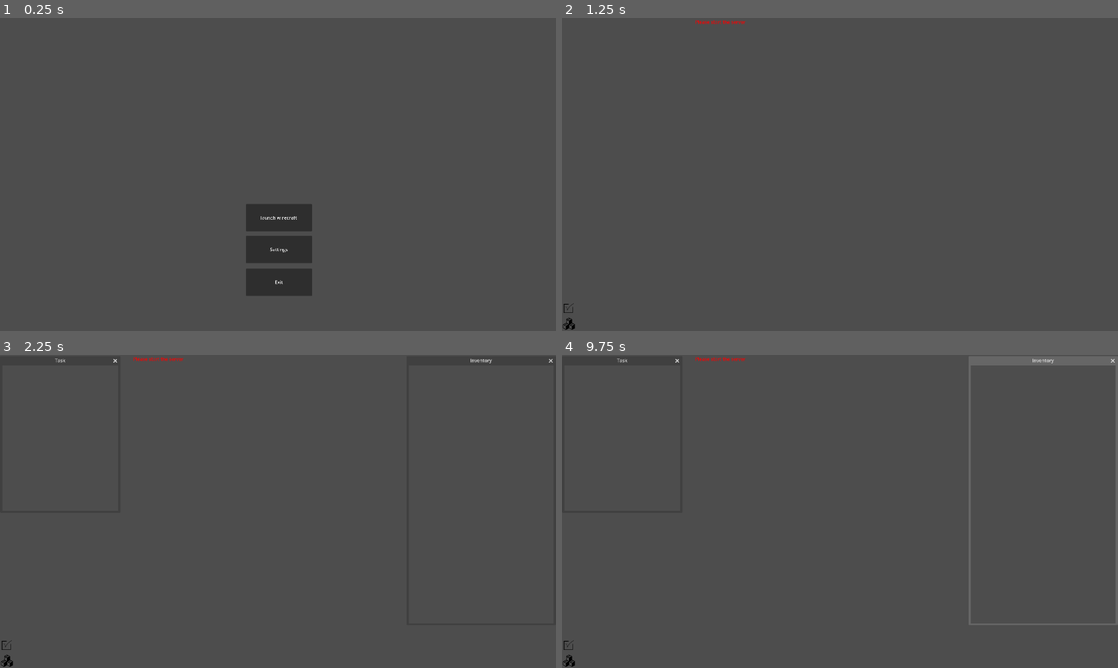
Above: before the commit, frames 1-4 (two rows, left to right).
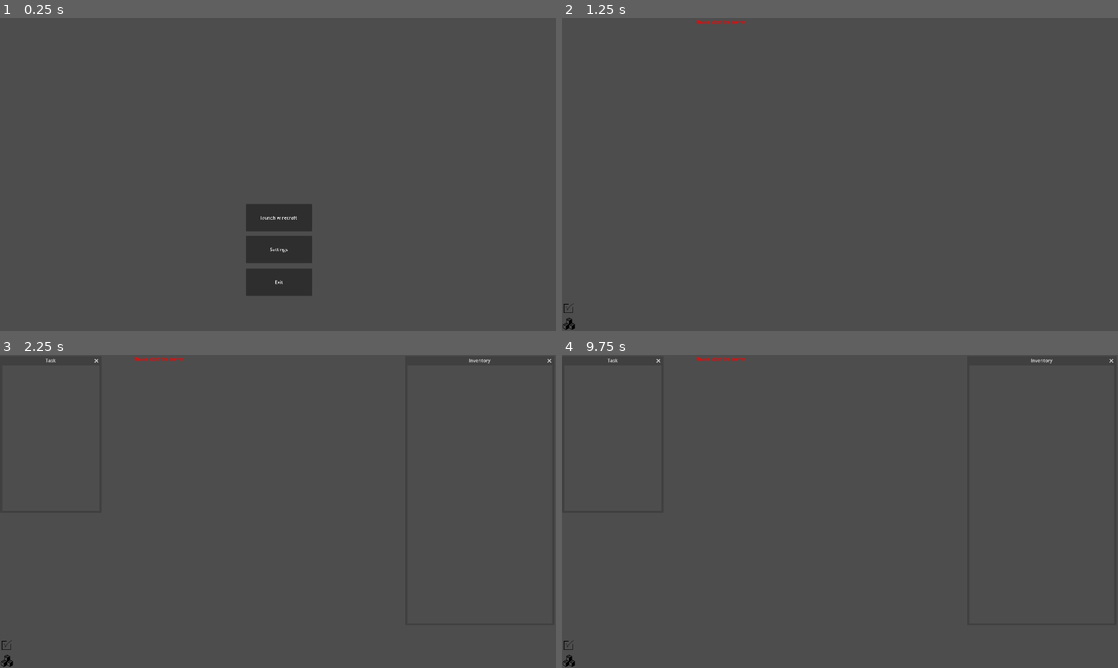
Above: after the commit, the same moments.

Repository: wirecraft-team/wirecraft
Game: Godot game, scene res://scenes/Menu.tscn
Same seed, same stepped clock (60 frames per second), same inputs: the game is played once before the commit and once after it.
Inputs (mouse positions are in pixels of both pictures, inside the frame that each line leads up to):
- Up to frame 1 (0.25 s): no input
- Up to frame 2 (1.25 s): click "launch wirecraft" at 0.5 s
- Up to frame 3 (2.25 s): click (5, 661) at 1.25 s; click (5, 646) at 2 s
- Up to frame 4 (9.75 s): click (567, 661) at 2.75 s; click (567, 646) at 3.5 s; click (567, 661) at 4.25 s; click (567, 646) at 5 s; tap Enter at 5.75, 7.25, 8.75 s; move the mouse to (962, 495) at 5.77 s; click (962, 495) at 5.92 s; tap Space at 6.5, 8, 9.5 s; drag from (728, 527) to (812, 574) at 6.52 s; move the mouse to (895, 442) at 7.27 s; click (895, 442) at 7.42 s; drag from (812, 574) to (673, 464) at 8.02 s; move the mouse to (1006, 558) at 8.77 s; click (1006, 558) at 8.92 s; drag from (673, 464) to (756, 433) at 9.52 s

Frames 1-2 are identical in both runs. In frame 3, less than 0.1% of the frame differs, in the area x 8-100%, y 1-3%; in frame 4, 1.6%, in the area x 8-100%, y 0-87%.

Commit message:
fix: Window bug is fixed, resolve info in window.tscn

Diff:
--- a/godot/scenes/Game.tscn
+++ b/godot/scenes/Game.tscn
@@ -40,7 +40,7 @@
 
 [node name="InventoryWindow" type="Window" parent="CanvasLayer"]
 title = "Inventory"
-position = Vector2i(1412, 36)
+position = Vector2i(1407, 36)
 size = Vector2i(500, 890)
 unresizable = true
 
@@ -57,7 +57,7 @@
 [node name="TaskWindow" type="Window" parent="CanvasLayer"]
 title = "Task"
 position = Vector2i(8, 36)
-size = Vector2i(400, 502)
+size = Vector2i(335, 502)
 unresizable = true
 
 [node name="ServerText" type="RichTextLabel" parent="CanvasLayer"]
--- a/godot/scenes/window.tscn
+++ b/godot/scenes/window.tscn
@@ -1,4 +1,4 @@
 [gd_scene format=3 uid="uid://dfieeyvd3naol"]
 
-[node name="Window" type="Window"]
-size = Vector2i(1000, 1000)
+# if you have problems with window automatique repositioning you need to modifiy your
+# godot parameters by clicking one ... above scene parameters and desactivate magnet parameters
